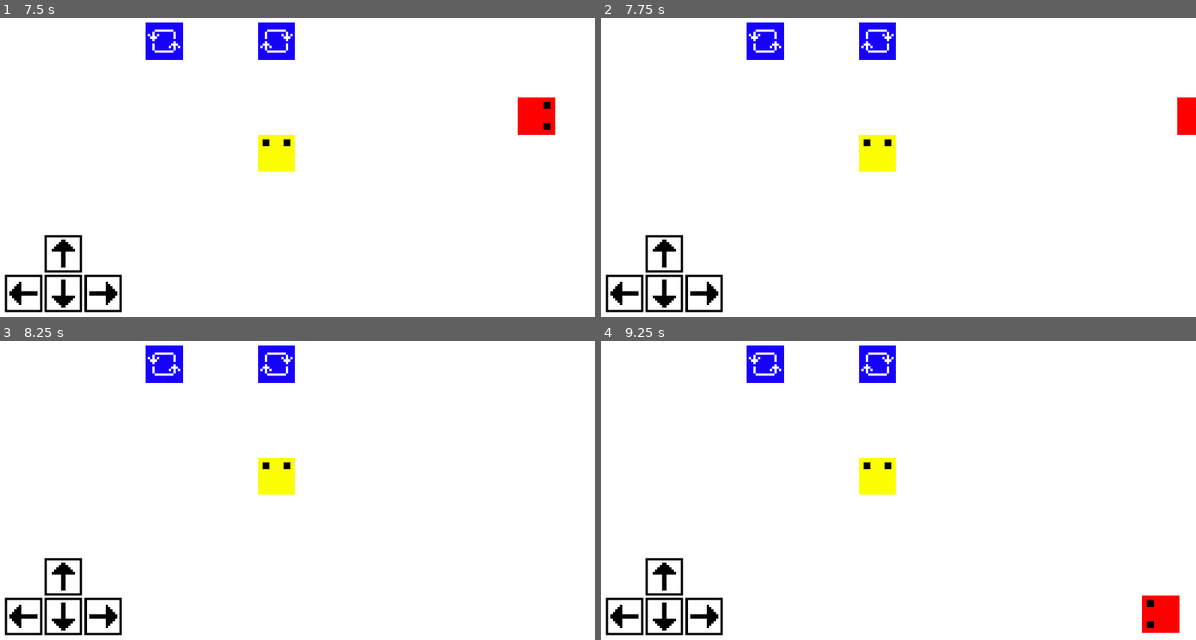
Above: before the commit, frames 1-4 (two rows, left to right).
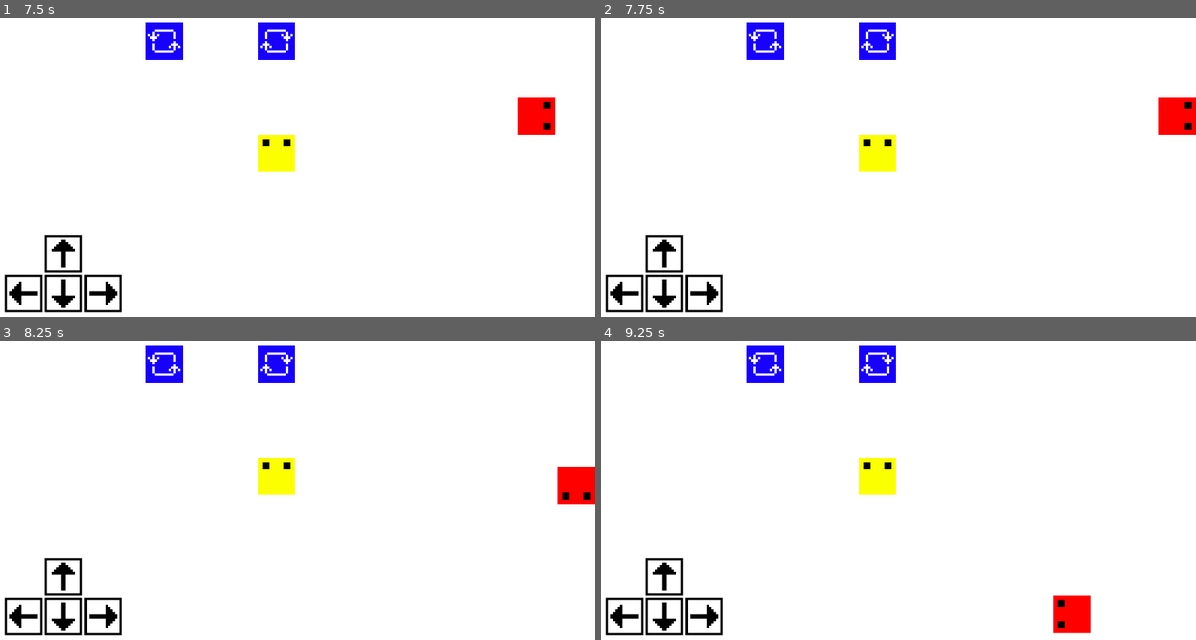
Above: after the commit, the same moments.

Repository: benwayland-cell/very-serious-game-module
Game: Godot game, scene res://test_area.tscn
Two runs of this game, one before a commit and one after it. Both use one fixed random seed, a clock stepped at 60 frames per second and the inputs below.
Inputs:
- Up to frame 1 (7.5 s): tap Enter at 0.5, 4.25 s; hold D (right) 0.53-1.28 s; tap Space at 1.25, 5 s; hold S (down) 1.28-2.03 s; hold D (right) 2.03-2.78 s; hold W (up) 2.78-3.53 s; hold A (left) 3.53-5.03 s; hold S (down) 5.03-5.78 s; hold D (right) 5.78-6.53 s; hold W (up) 6.53-7.28 s; hold D (right) from 7.28 s (still down)
- Up to frame 2 (7.75 s): keep holding D (right)
- Up to frame 3 (8.25 s): release D (right) at 8.03 s; hold S (down) from 8.03 s (still down)
- Up to frame 4 (9.25 s): release S (down) at 8.78 s; hold A (left) from 8.78 s (still down)

Frame 1 is identical in both runs. In frame 2, 0.5% of the frame differs, in the area x 93-100%, y 26-40%; in frame 3, 0.8%; in frame 4, 1.6%, in the area x 75-98%, y 84-98%.

Commit message:
The player stays on screen

Diff:
--- a/player/player.gd
+++ b/player/player.gd
@@ -5,6 +5,9 @@
 
 @export var speed: float = 100.0
 @export var spin_speed: int = 2
+
+var viewport_rect: Rect2
+var player_size: Vector2
 
 @onready var sprite: Sprite2D = %Sprite2D
 
@@ -19,6 +22,9 @@
 
 
 func _ready() -> void:
+	viewport_rect = get_viewport_rect()
+	player_size = %CollisionShape2D.shape.size
+
 	spin_timer.wait_time = PlayerActions.spin_animation_time
 
 	PlayerActions.player = self
@@ -60,6 +66,18 @@
 	PlayerActions.run_actions()
 	velocity = direction * speed
 	move_and_slide()
+	_keep_on_screen()
+
+
+func _keep_on_screen() -> void:
+	if position.x <= 0:
+		position.x = 0
+	if position.y <= 0:
+		position.y = 0
+	if position.x >= viewport_rect.size.x - player_size.x:
+		position.x = viewport_rect.size.x - player_size.x
+	if position.y >= viewport_rect.size.y - player_size.y:
+		position.y = viewport_rect.size.y - player_size.y
 
 
 func _handle_spinning() -> void:
--- a/player/player.tscn
+++ b/player/player.tscn
@@ -19,6 +19,7 @@
 vframes = 2
 
 [node name="CollisionShape2D" type="CollisionShape2D" parent="." unique_id=976533581]
+unique_name_in_owner = true
 visible = false
 position = Vector2(8, 7.9999995)
 shape = SubResource("RectangleShape2D_ljn27")
